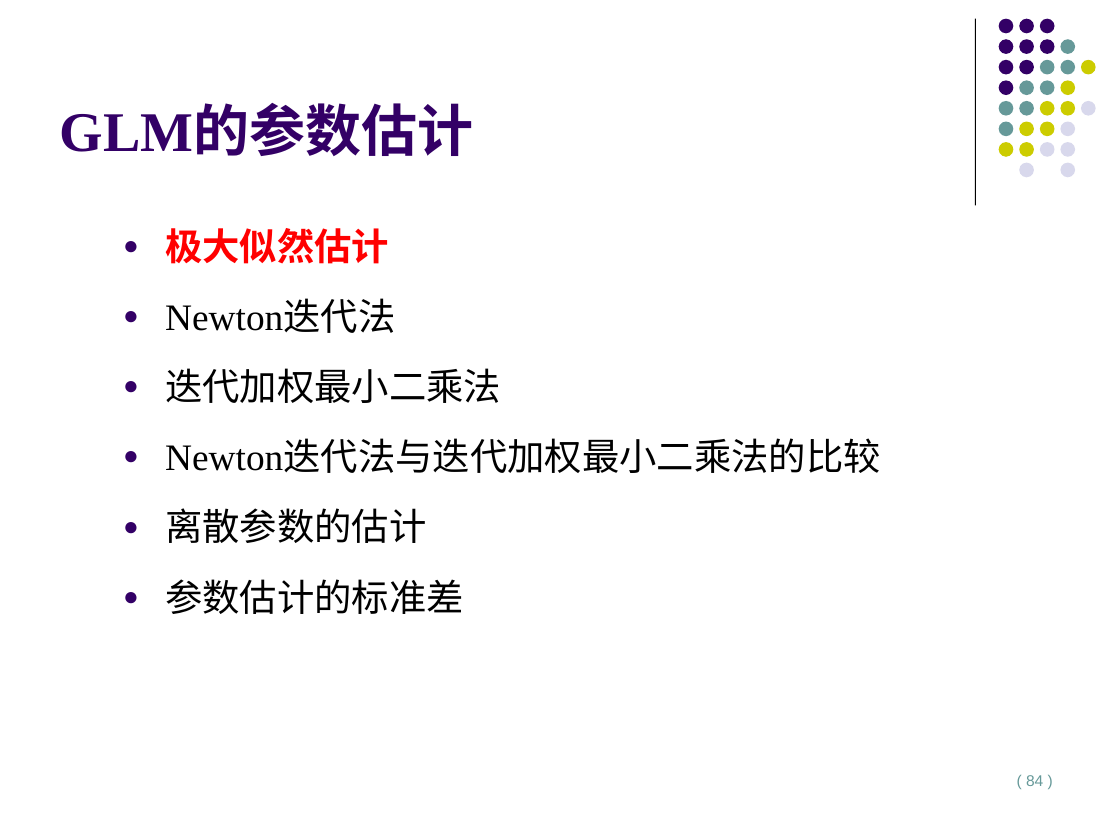
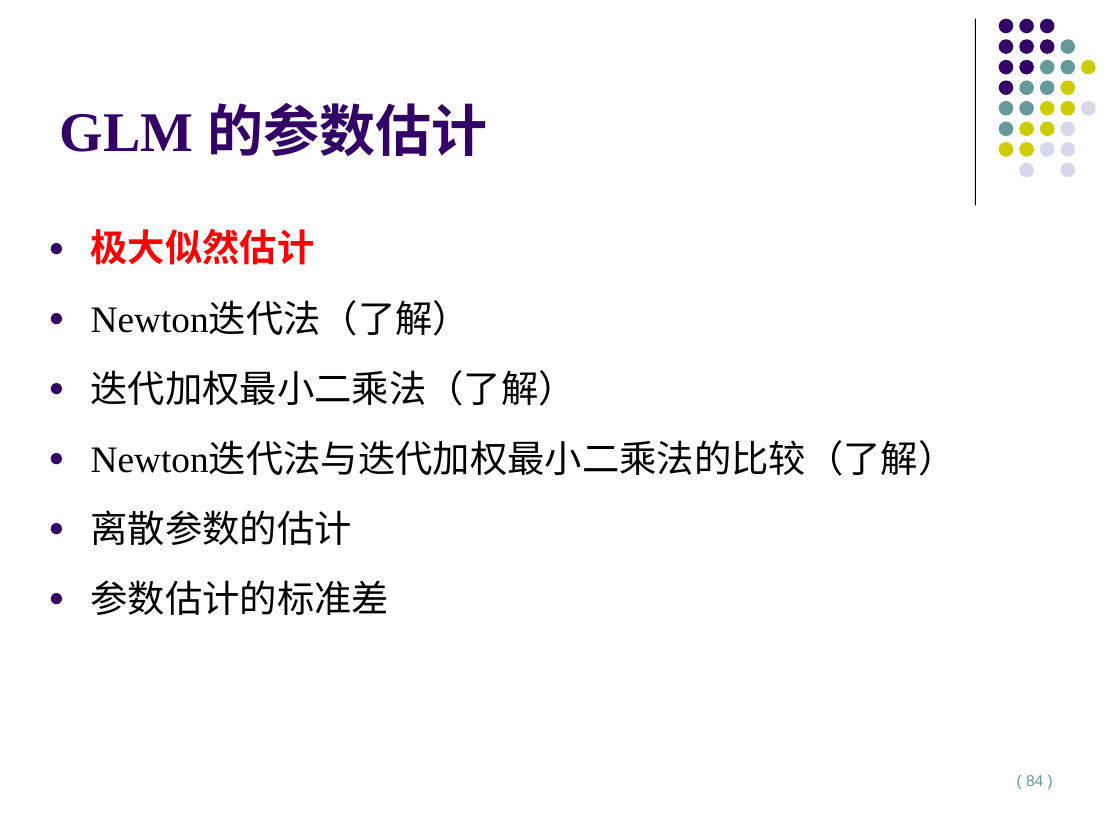
Before and after one commit to lizhengxiao/Non-life-Insurance-Actuarial-Science, a slide deck: slide 84 of Lectures/7 - Classification Rating and Generalized Linear Models.pptx. Drawn at 1120x840 pixels with LibreOffice and Linux fonts; fonts in the diff are those of the drawing. Boxes give left, top, right and bottom in pixels: in the first picture for what was removed or moved away, otherwise in the second. Text is boxed around its words. In the diff, an @@ line names an element or a change of style, - is before the commit and + after.

```diff
--- a/Lectures/7 - Classification Rating and Generalized Linear Models.pptx
+++ b/Lectures/7 - Classification Rating and Generalized Linear Models.pptx
@@ title at [60, 103, 487, 156]: spaces changed @@
-GLM的参数估计
+GLM 的参数估计
@@ text "极大似然估计": place and size @@
-text "极大似然估计" at [165, 228, 881, 614]
+text "极大似然估计" at [91, 229, 956, 615]
@@ text at [91, 303, 956, 476]: text changed @@
-● Newton迭代法
-● 迭代加权最小二乘法
-● Newton迭代法与迭代加权最小二乘法的比较
+● Newton迭代法（了解）
+● 迭代加权最小二乘法（了解）
+● Newton迭代法与迭代加权最小二乘法的比较（了解）
```
Also in this commit, not shown: 14 other slides changed, 5 other files.
